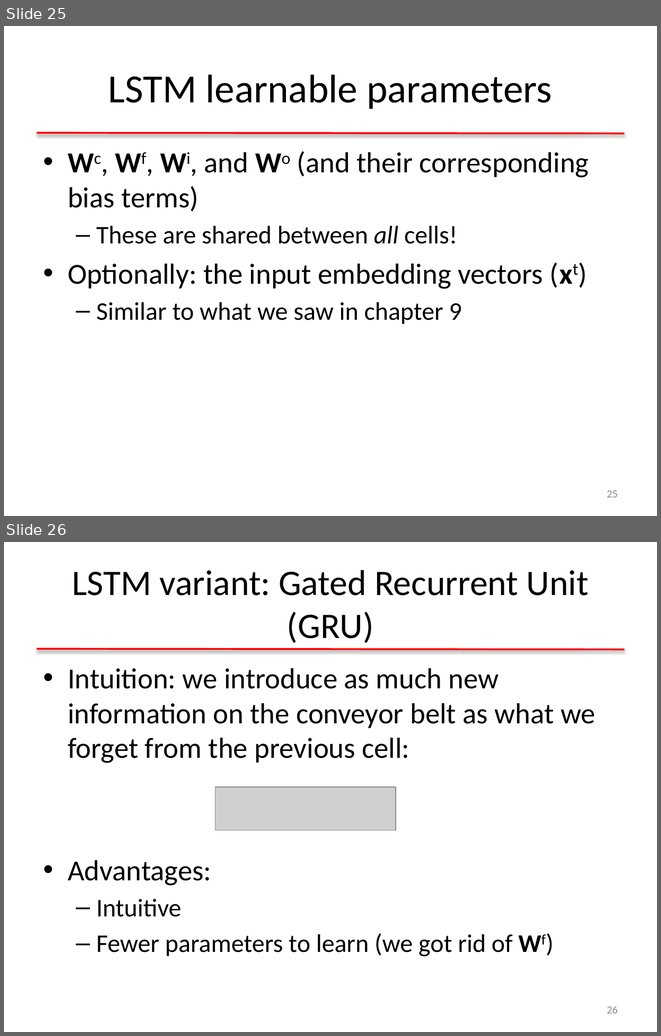
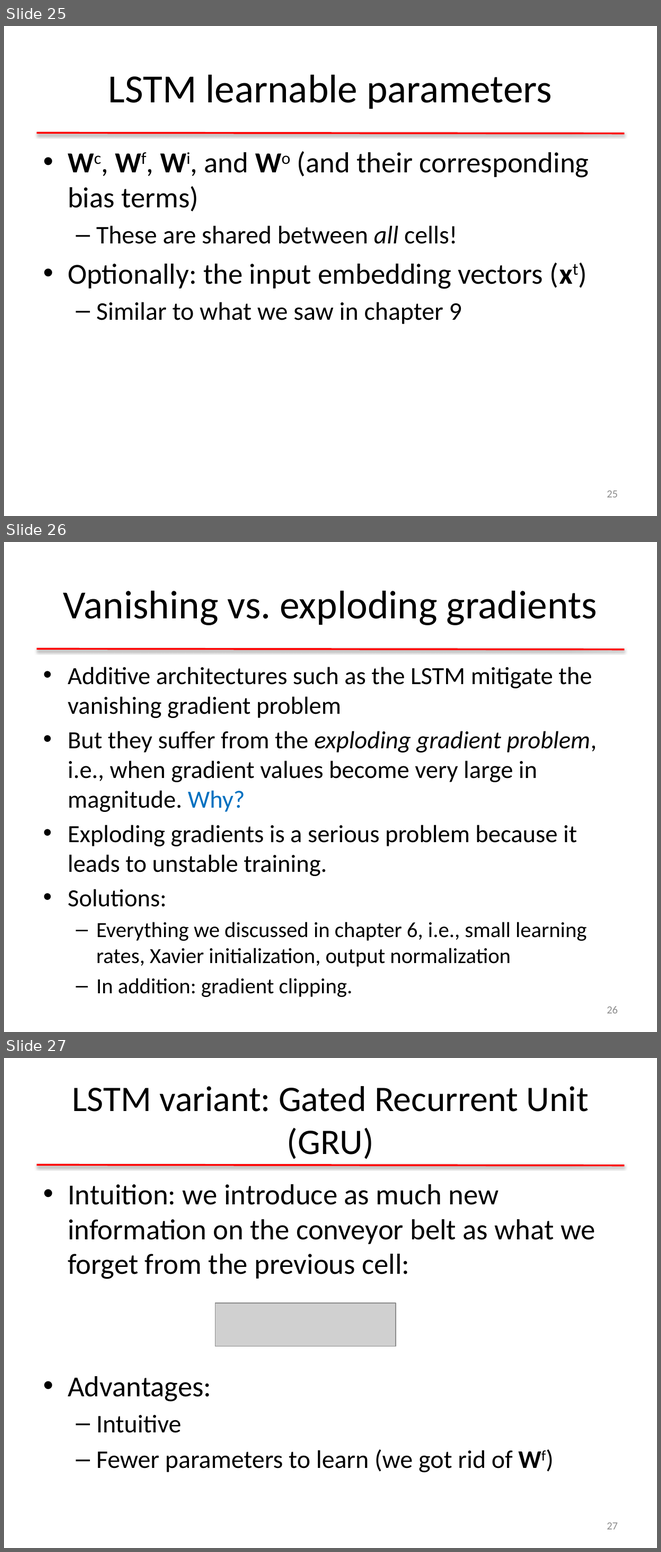
Before and after one commit to clulab/gentlenlp, a slide deck: docs/slides/nnintro-ch10-rnn.pptx. Shown one above the other, each under a label of ours: slides 25 and 26 before the commit, slides 25, 26 and 27 after it. The pictures are 661x1036 and 661x1552 pixels, drawn with LibreOffice and Linux fonts; fonts in the diff are those of the drawing; grey boxes stand for pictures. Boxes give left, top, right and bottom in pixels: in the first picture for what was removed or moved away, otherwise in the second. Text is boxed around its words. In the diff, an @@ line names an element or a change of style, - is before the commit and + after.

```diff
--- a/docs/slides/nnintro-ch10-rnn.pptx
+++ b/docs/slides/nnintro-ch10-rnn.pptx
@@ slide 26 added at bbox=[4, 542, 657, 1032], background #FFFFFF; not listed: 1 template element that a slide beside it also shows @@
@@ title added at bbox=[63, 590, 597, 625], 44 pt, text #000000 @@
+Vanishing vs. exploding gradients
@@ text added at bbox=[68, 667, 597, 967], 27.2 pt, text #000000 @@
+• Additive architectures such as the LSTM mitigate the vanishing gradient problem
+• But they suffer from the exploding gradient problem, i.e., when gradient values become very large in magnitude. Why?
+• Exploding gradients is a serious problem because it leads to unstable training.
+• Solutions:
+  – Everything we discussed in chapter 6, i.e., small learning rates, Xavier initialization, output normalization
+  – In addition: gradient clipping.
@@ page number added at bbox=[607, 1006, 618, 1013], 12 pt, text #8C8C8C @@
+26
@@ what was slide 26 is now slide 27 @@
@@ page number at bbox=[607, 1522, 618, 1529]: text changed @@
-26
+27
```
Also in this commit, not shown: 1 slide changed.
